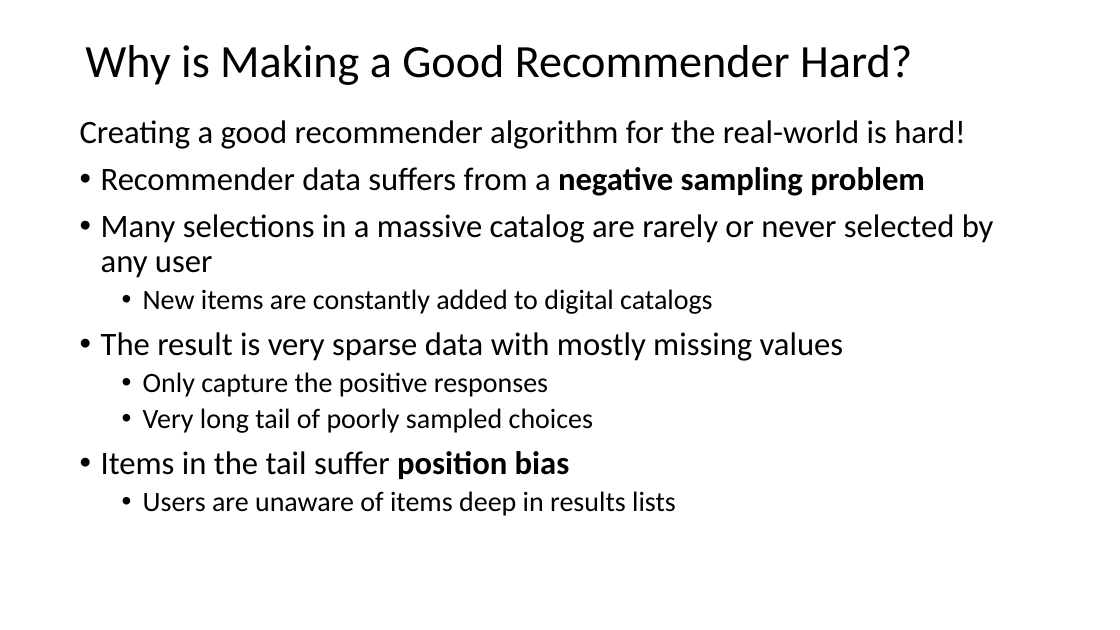
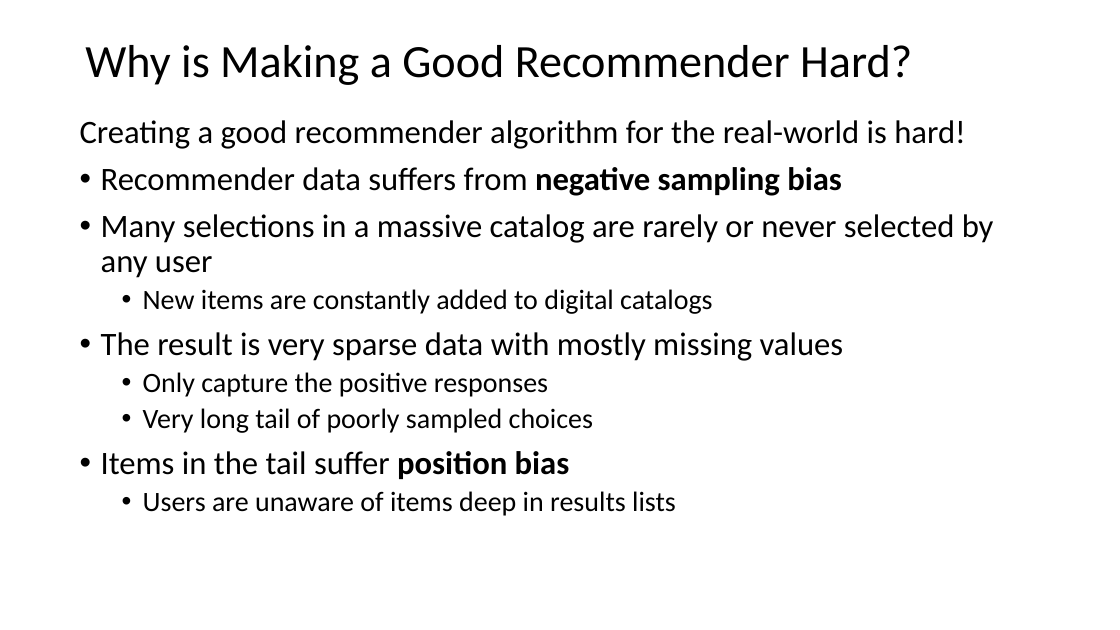
Before and after one commit to tenevian/Harvard-SSP-Data-Mining, a slide deck: slide 16 of slides/7_RecommenderSystems.pptx (slide 15 before the commit). Drawn at 1120x630 pixels with LibreOffice and Linux fonts; fonts in the diff are those of the drawing. Boxes give left, top, right and bottom in pixels: in the first picture for what was removed or moved away, otherwise in the second. Text is boxed around its words. In the diff, an @@ line names an element or a change of style, - is before the commit and + after.

```diff
--- a/slides/7_RecommenderSystems.pptx
+++ b/slides/7_RecommenderSystems.pptx
@@ text at [101, 167, 842, 196]: text changed @@
-• Recommender data suffers from a negative sampling problem
+• Recommender data suffers from negative sampling bias
```
Also in this commit, not shown: 12 other slides changed, 3 slides added.
